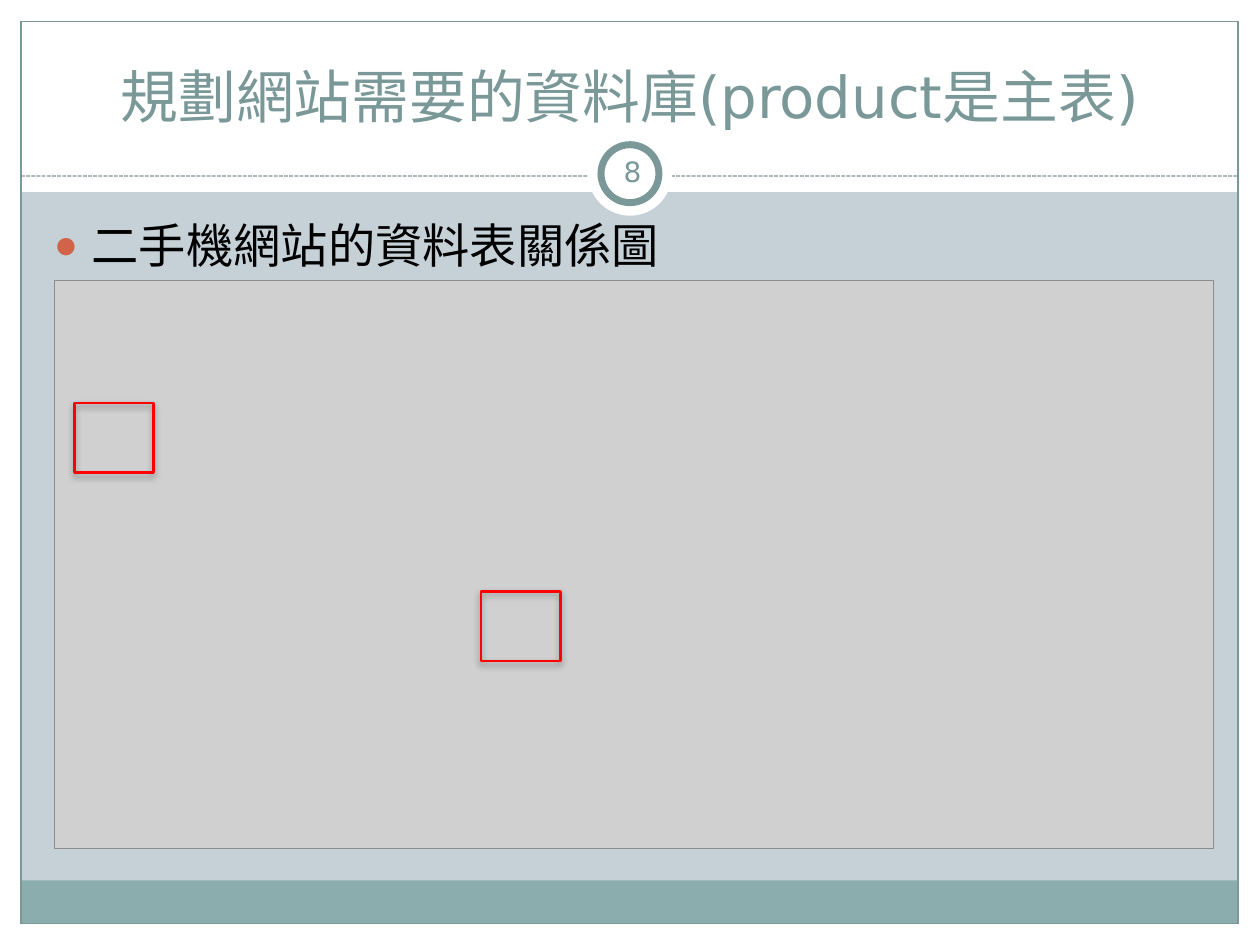
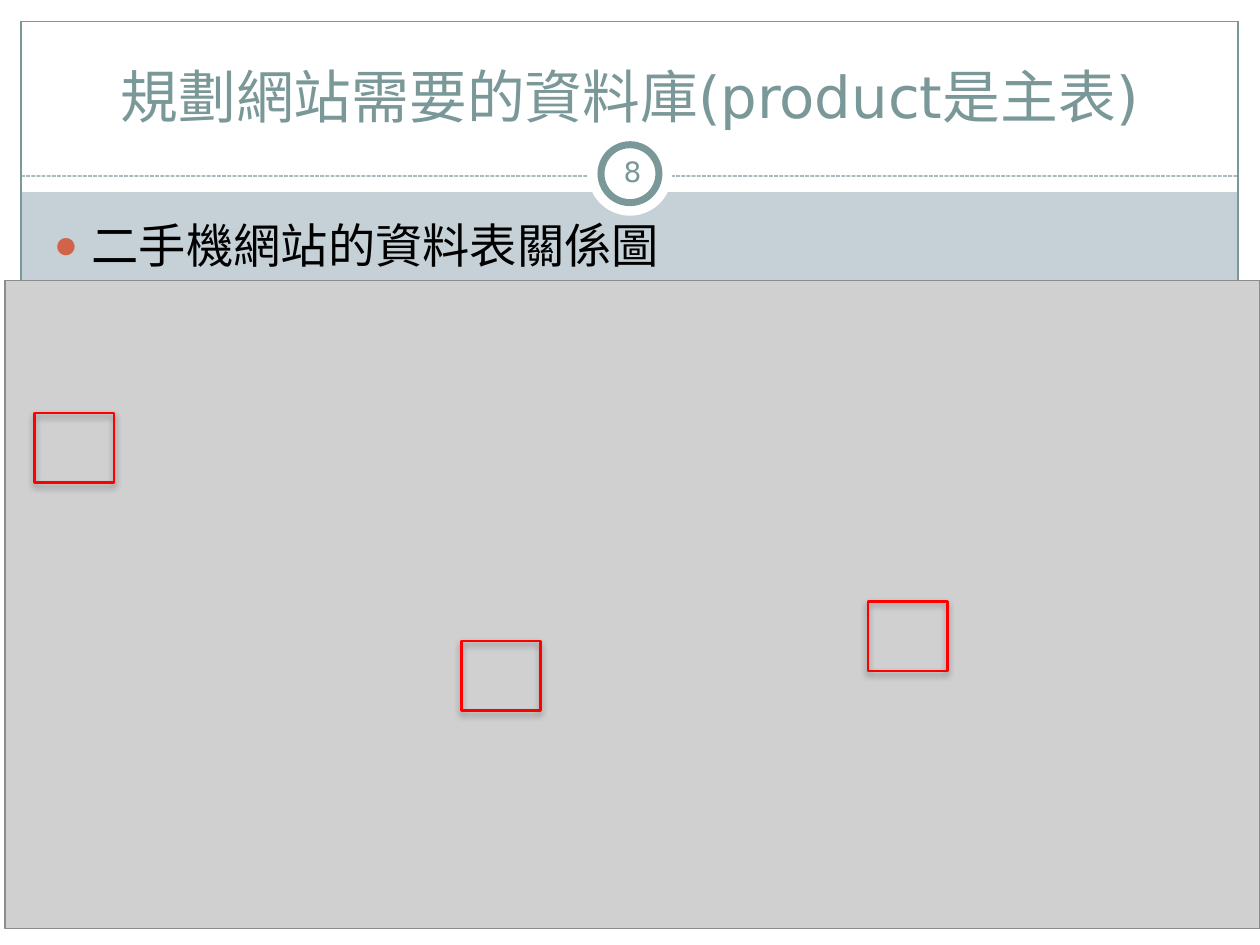
Before and after one commit to jacktea88/406django, a slide deck: slide 8 of ch07/Django4-ch07.pptx. Drawn at 1260x945 pixels with LibreOffice and Linux fonts; fonts in the diff are those of the drawing; grey boxes stand for pictures. Boxes give left, top, right and bottom in pixels: in the first picture for what was removed or moved away, otherwise in the second. Text is boxed around its words. In the diff, an @@ line names an element or a change of style, - is before the commit and + after.

```diff
--- a/ch07/Django4-ch07.pptx
+++ b/ch07/Django4-ch07.pptx
@@ picture: place and size @@
-picture at (54,281,1213,849)
+picture at (5,281,1260,930)
@@ rectangle: place and size @@
-rectangle at (74,403,154,472)
+rectangle at (35,413,115,483)
@@ rectangle added at (868,601,948,670), outline #FF0000 1.5 pt @@
@@ rectangle: place and size @@
-rectangle at (481,591,561,660)
+rectangle at (461,641,541,711)
@@ rectangle removed at (20,881,1237,924) @@
```
Also in this commit, not shown: 10 other slides changed, 1 slide added, 6 other files.
